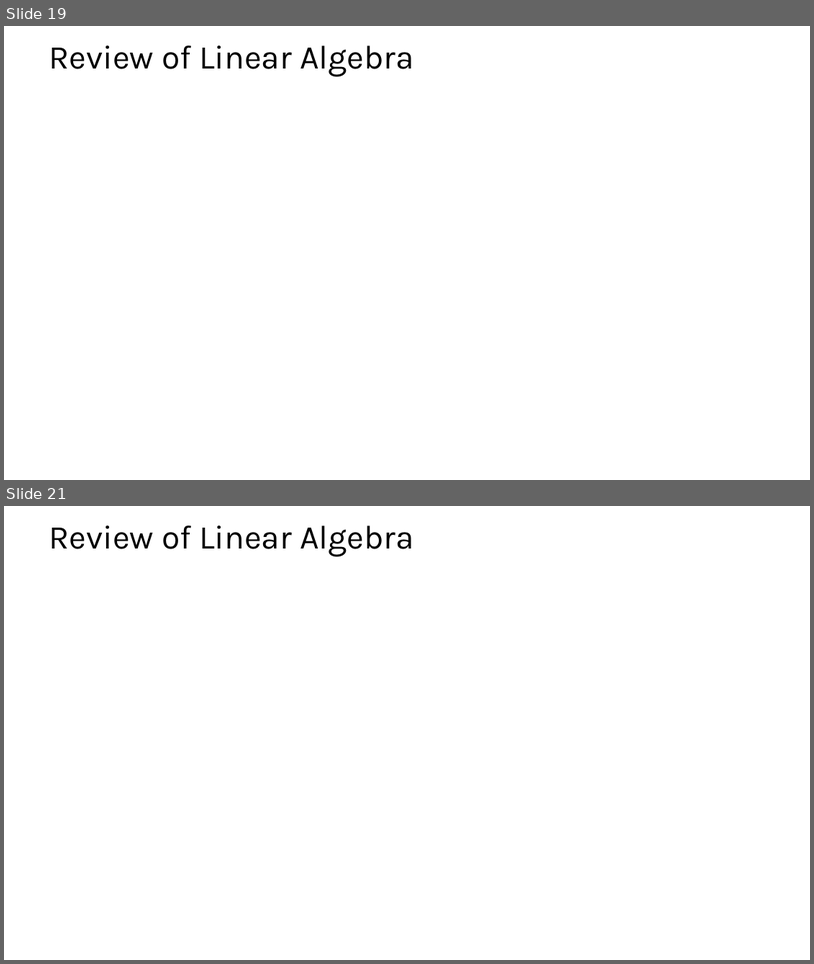
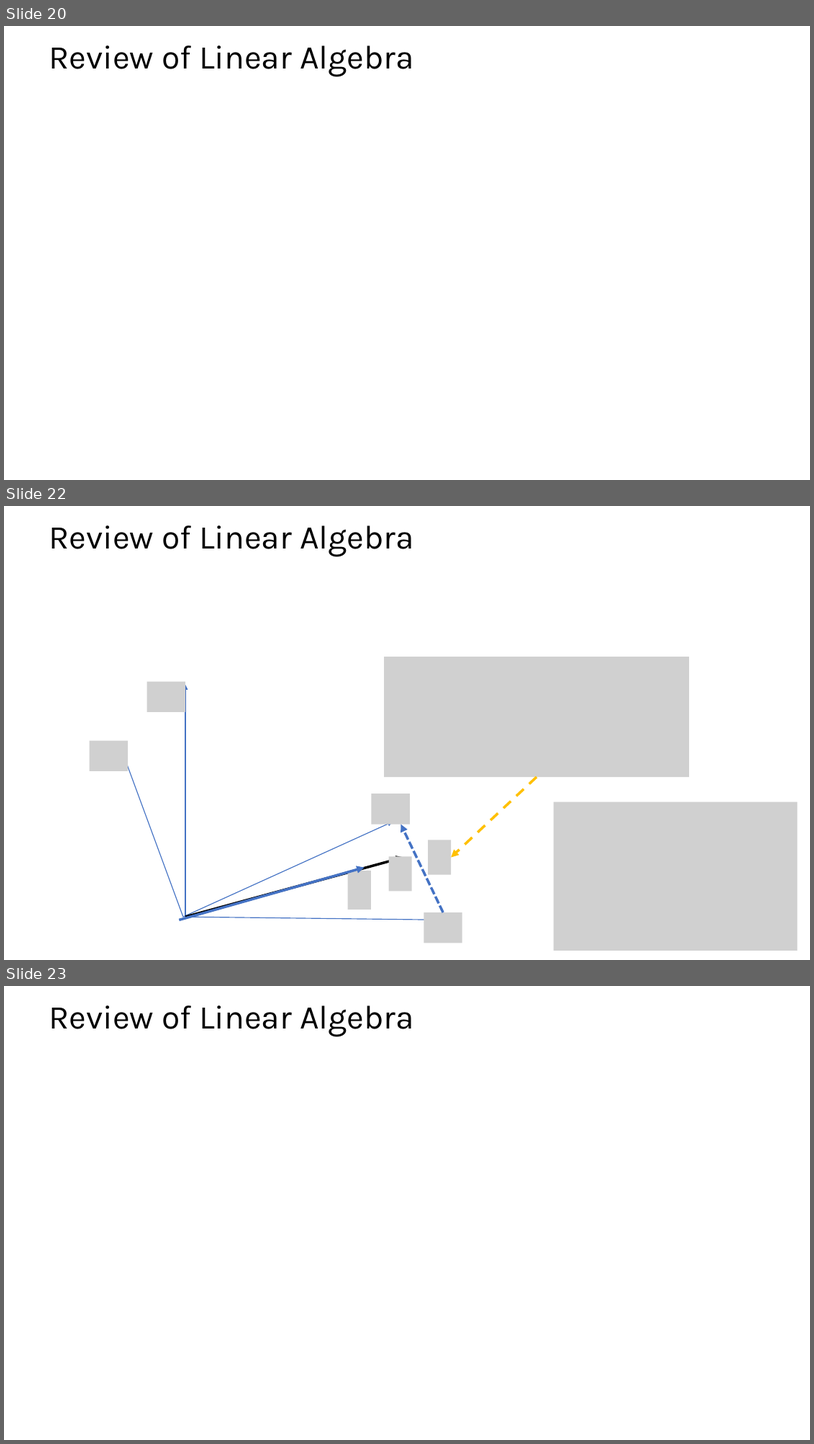
Before and after one commit to StephenElston/CSCI-E-83, a slide deck: SupplementaryMaterials/ReviewOfLinearAlgebra.pptx. Shown one above the other, each under a label of ours: slides 19 and 21 before the commit, slides 20, 22 and 23 after it; the slides between them are not shown. The pictures are 814x964 and 814x1444 pixels, drawn with LibreOffice and Linux fonts; fonts in the diff are those of the drawing; grey boxes stand for pictures. Boxes give left, top, right and bottom in pixels: in the first picture for what was removed or moved away, otherwise in the second. Text is boxed around its words. In the diff, an @@ line names an element or a change of style, - is before the commit and + after.

Commit message:
Updared linear algebra review material

```diff
--- a/SupplementaryMaterials/ReviewOfLinearAlgebra.pptx
+++ b/SupplementaryMaterials/ReviewOfLinearAlgebra.pptx
@@ slide 22 added at box(4, 506, 810, 960), background #FFFFFF @@
@@ title added at box(49, 525, 414, 556), 39.6 pt, text #000000 @@
+Review of Linear Algebra
@@ picture added at box(384, 656, 690, 777) @@
@@ picture added at box(147, 682, 185, 712) @@
@@ arrow added from (185, 917) to (185, 685), #4472C4 1 pt @@
@@ picture added at box(89, 741, 128, 771) @@
@@ arrow added from (183, 917) to (122, 750), #4472C4 1 pt @@
@@ arrow added from (537, 777) to (452, 857), #FFC000 3 pt dashed @@
@@ picture added at box(372, 793, 411, 824) @@
@@ picture added at box(554, 802, 797, 951) @@
@@ arrow added from (183, 917) to (393, 822), #4472C4 1 pt @@
@@ arrow added from (443, 912) to (401, 824), #4472C4 3 pt dashed @@
@@ picture added at box(428, 840, 451, 875) @@
@@ arrow added from (180, 920) to (365, 867), #4472C4 3 pt @@
@@ arrow added from (185, 917) to (404, 857), #000000 3 pt @@
@@ picture added at box(348, 870, 371, 909) @@
@@ picture added at box(388, 856, 412, 890) @@
@@ picture added at box(424, 912, 463, 942) @@
@@ arrow added from (185, 917) to (449, 920), #4472C4 1 pt @@
@@ what was slide 19 is now slide 20 @@
@@ what was slide 21 is now slide 23 @@
```
Also in this commit, not shown: 3 slides changed, 1 other slide added, 1 other file.
